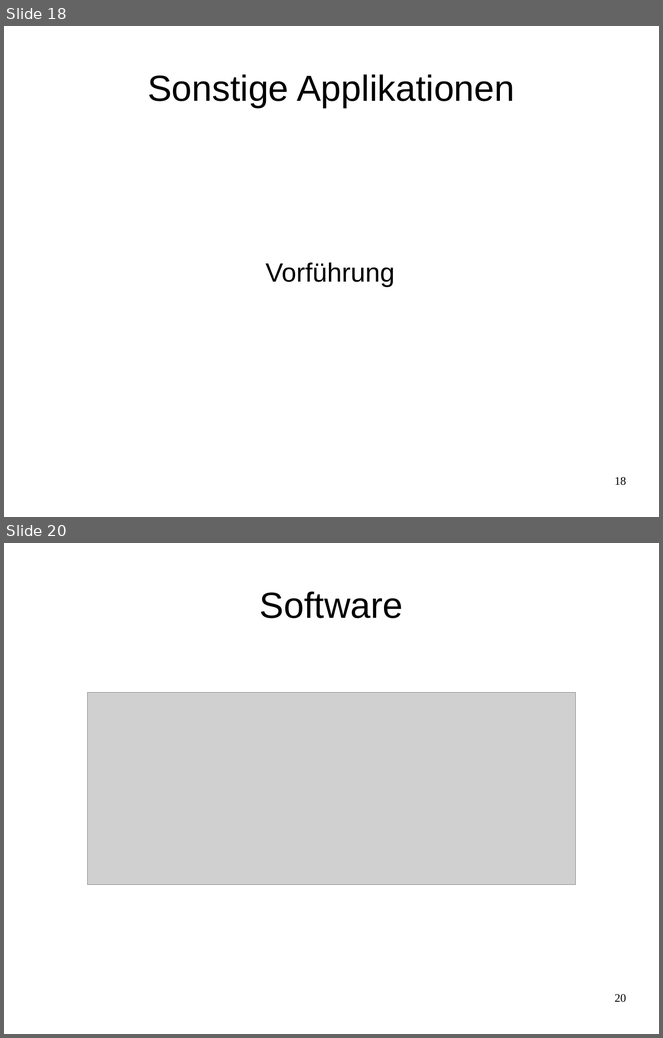
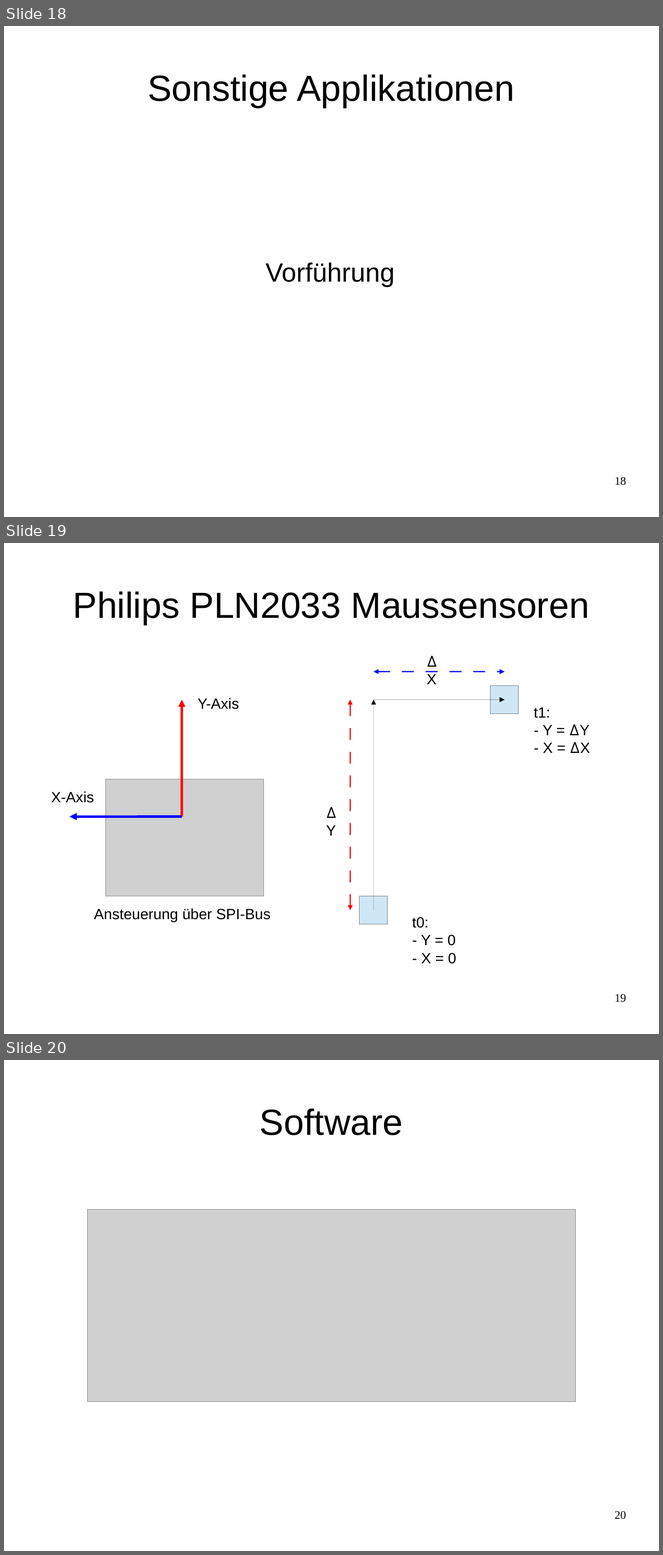
Before and after one commit to Smart-Minotaur/nxt_minotaur, a slide deck: doc/Präsentation.odp. Shown one above the other, each under a label of ours: slides 18 and 20 before the commit, slides 18, 19 and 20 after it; the slides between them are not shown. The pictures are 663x1038 and 663x1555 pixels, drawn with LibreOffice and Linux fonts; fonts in the diff are those of the drawing; grey boxes stand for pictures. Boxes give left, top, right and bottom in pixels: in the first picture for what was removed or moved away, otherwise in the second. Text is boxed around its words. In the diff, an @@ line names an element or a change of style, - is before the commit and + after.

```diff
--- a/doc/Präsentation.odp
+++ b/doc/Präsentation.odp
@@ slide 19 added at <box>4,543,659,1034</box>, background #FFFFFF @@
@@ title added at <box>73,591,590,625</box>, 44 pt, text #000000 @@
+Philips PLN2033 Maussensoren
@@ double arrow added from (374, 672) to (505, 672), #0000FF 1.45 pt @@
@@ text added at <box>197,698,239,709</box>, 18 pt, text #000000 @@
+Y-Axis
@@ rectangle added at <box>491,685,519,714</box>, fill #CFE7F5, outline #808080 0 pt @@
@@ arrow added from (182, 817) to (182, 700), #FF0000 2.89 pt @@
@@ double arrow added from (351, 700) to (351, 911), #FF0000 1.45 pt @@
@@ arrow added from (374, 911) to (374, 700), #000000 0 pt @@
@@ arrow added from (374, 700) to (505, 700), #000000 0 pt @@
@@ text added at <box>534,707,590,753</box>, 18 pt, text #000000 @@
+t1:
+- Y = ⵠY
+- X = ⵠX
@@ text added at <box>570,742,590,753</box>, 18 pt, text #000000 @@
+ⵠX
@@ text added at <box>51,792,94,803</box>, 18 pt, text #000000 @@
+X-Axis
@@ picture added at <box>106,779,264,897</box> @@
@@ text added at <box>320,800,352,824</box>, 18 pt, text #000000 @@
+ⵠY
@@ arrow added from (182, 817) to (70, 817), #0000FF 2.89 pt @@
@@ rectangle added at <box>360,896,387,924</box>, fill #CFE7F5, outline #808080 0 pt @@
@@ text added at <box>94,909,271,923</box>, 18 pt, text #000000 @@
+Ansteuerung über SPI-Bus
@@ text added at <box>412,917,456,964</box>, 18 pt, text #000000 @@
+t0:
+- Y = 0
+- X = 0
@@ page number added at <box>615,994,626,1003</box>, 14 pt, text #000000 @@
+19
```
Also in this commit, not shown: 4 slides changed, 1 other slide added, 1 slide removed, 2 other files.
